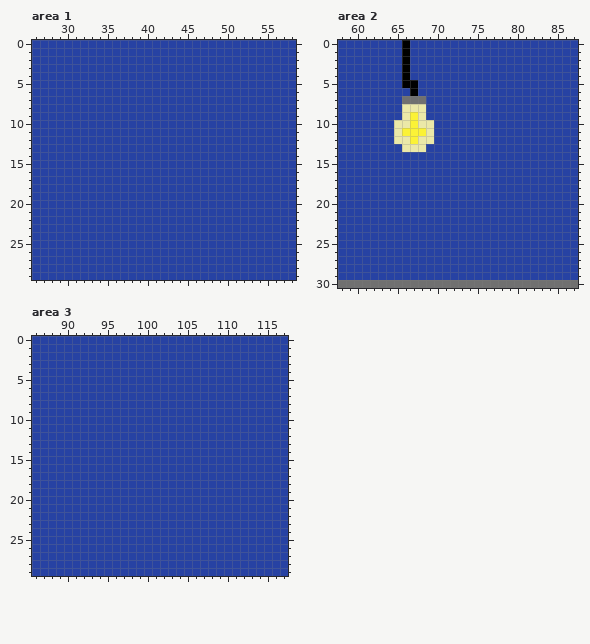
Two versions of one pixel-art file, Game_assets/sOffice1.aseprite. Above is the file before it was changed.
215x118 pixels, 1 frame. Colours within 5 levels of each other are drawn and written as one. Shown: area 1: x 26..58, y 0..29; area 2: x 58..87, y 0..30; area 3: x 86..117, y 0..29. The commit also changed other parts of the picture, which this record leaves out.
The same view after the edit:
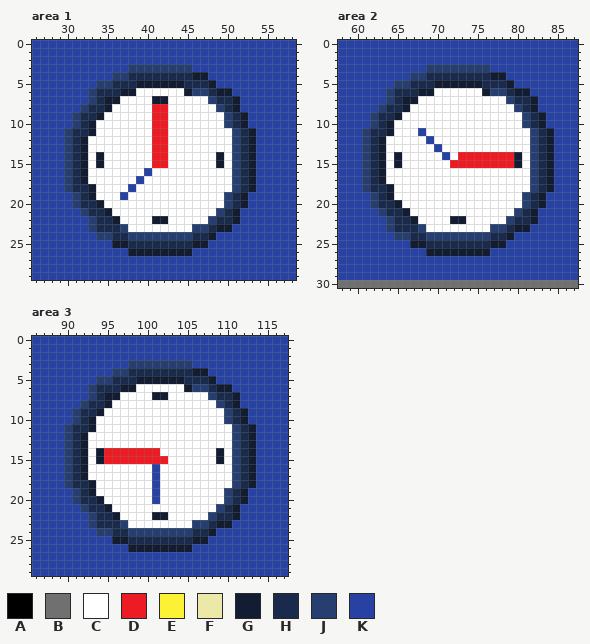
Palette (. is transparent): A #000000  B #707070  C #ffffff  D #ed1c24  E #fbf236  F #ebe8a8  G #121d33  H #192a4d  J #273f70  K #2742a3
Diff:
Changed rows in their new state; - is an unchanged pixel.
Area 1, layer "Layer 1":
first column x 30:
 3 --------JJJJJJJJ--------
 4 ------JJHHHHHHHHGG------
 5 ----JJHHHGGGGGGHHHG-----
 6 ---JHHHGGCCCCCCGJJHGG---
 7 ---JHGGCCCCGGCCCCCJHHG--
 8 --JHHGCCCCCDDCCCCCCJHG--
 9 -JHHGCCCCCCDDCCCCCCCJHG-
10 -JHGCCCCCCCDDCCCCCCCJHG-
11 JHHGCCCCCCCDDCCCCCCCCJHG
12 JHGCCCCCCCCDDCCCCCCCCJHG
13 JHGCCCCCCCCDDCCCCCCCCJHG
14 JHGCGCCCCCCDDCCCCCCGCJHG
15 JHGCGCCCCCCDDCCCCCCGCJHG
16 JHGCCCCCCC-CCCCCCCCCCJHG
17 JHGCCCCCC-CCCCCCCCCCCJHG
18 JHHGCCCC-CCCCCCCCCCCCJHG
19 -JHGCCC-CCCCCCCCCCCCJHG-
20 -JHHGCCCCCCCCCCCCCCCJHG-
21 --JHHGCCCCCCCCCCCCCJHG--
22 ---JHHGCCCCGGCCCCCJHHG--
23 ---JHHHJCCCCCCCCJJHGG---
24 ----JJHHJJJJJJJJHHG-----
25 ------GGHHHHHHHHGG------
26 --------GGGGGGGG--------
Area 2, layer "Layer 1":
first column x 61:
 0 -----K------------------
 1 -----K------------------
 2 -----K------------------
 3 -----K--JJJJJJJJ--------
 4 -----KJJHHHHHHHHGG------
 5 ----JJHHHGGGGGGHHHG-----
 6 ---JHHHGGCCCCCCGJJHGG---
 7 ---JHGGCCCCCCCCCCCJHHG--
 8 --JHHGCCCCCCCCCCCCCJHG--
 9 -JHHGCCCCCCCCCCCCCCCJHG-
10 -JHGCCCCCCCCCCCCCCCCJHG-
11 JHHGCCCKCCCCCCCCCCCCCJHG
12 JHGCCCCCKCCCCCCCCCCCCJHG
13 JHGCCCCCC-CCCCCCCCCCCJHG
14 JHGCGCCCCC-CDDDDDDDGCJHG
15 JHGCGCCCCCCDDDDDDDDGCJHG
16 JHGCCCCCCCCCCCCCCCCCCJHG
17 JHGCCCCCCCCCCCCCCCCCCJHG
18 JHHGCCCCCCCCCCCCCCCCCJHG
19 -JHGCCCCCCCCCCCCCCCCJHG-
20 -JHHGCCCCCCCCCCCCCCCJHG-
21 --JHHGCCCCCCCCCCCCCJHG--
22 ---JHHGCCCCGGCCCCCJHHG--
23 ---JHHHJCCCCCCCCJJHGG---
24 ----JJHHJJJJJJJJHHG-----
25 ------GGHHHHHHHHGG------
26 --------GGGGGGGG--------
Area 3, layer "Layer 1":
first column x 90:
 3 --------JJJJJJJJ--------
 4 ------JJHHHHHHHHGG------
 5 ----JJHHHGGGGGGHHHG-----
 6 ---JHHHGGCCCCCCGJJHGG---
 7 ---JHGGCCCCGGCCCCCJHHG--
 8 --JHHGCCCCCCCCCCCCCJHG--
 9 -JHHGCCCCCCCCCCCCCCCJHG-
10 -JHGCCCCCCCCCCCCCCCCJHG-
11 JHHGCCCCCCCCCCCCCCCCCJHG
12 JHGCCCCCCCCCCCCCCCCCCJHG
13 JHGCCCCCCCCCCCCCCCCCCJHG
14 JHGCGDDDDDDDCCCCCCCGCJHG
15 JHGCGDDDDDDDDCCCCCCGCJHG
16 JHGCCCCCCCC-CCCCCCCCCJHG
17 JHGCCCCCCCC-CCCCCCCCCJHG
18 JHHGCCCCCCC-CCCCCCCCCJHG
19 -JHGCCCCCCC-CCCCCCCCJHG-
20 -JHHGCCCCCC-CCCCCCCCJHG-
21 --JHHGCCCCCCCCCCCCCJHG--
22 ---JHHGCCCCGGCCCCCJHHG--
23 ---JHHHJCCCCCCCCJJHGG---
24 ----JJHHJJJJJJJJHHG-----
25 ------GGHHHHHHHHGG------
26 --------GGGGGGGG--------
Boxes around the changes in both pictures, in picture pixels (x1, y1, x2, y2):
changed: (64, 64, 256, 256)
changed: (362, 40, 554, 256)
changed: (64, 360, 256, 552)
